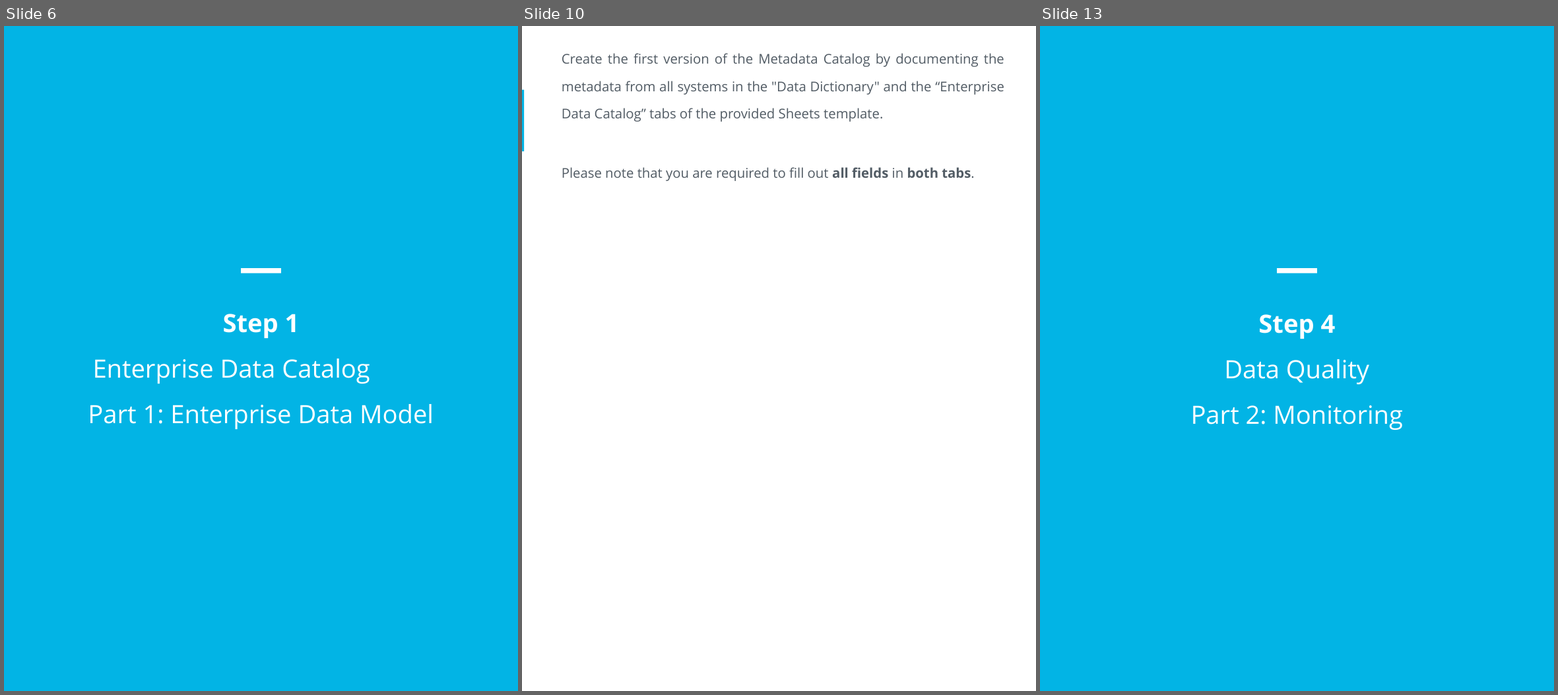
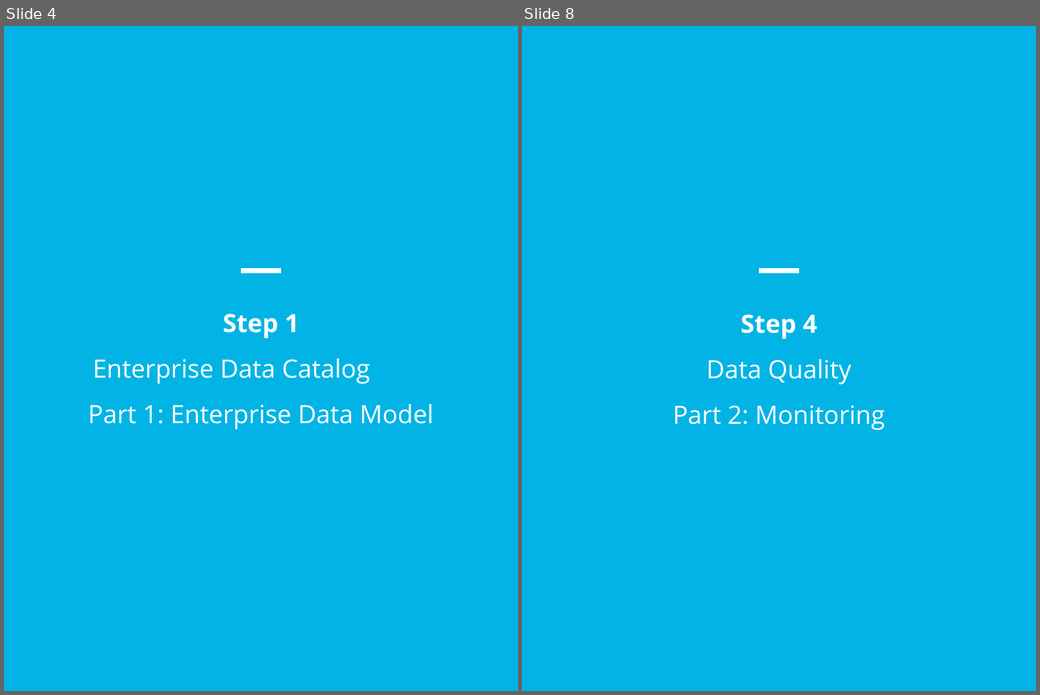
Before and after one commit to mattssll/udacity_data_architect, a slide deck: 4. Data Governance/Project/Starter Template_.pptx. Shown side by side, each under a label of ours: slides 6, 10 and 13 before the commit, slides 4 and 8 after it; the slides between them are not shown. The pictures are 1558x695 and 1040x695 pixels, drawn with LibreOffice and Linux fonts; fonts in the diff are those of the drawing. Boxes give left, top, right and bottom in pixels: in the first picture for what was removed or moved away, otherwise in the second. Text is boxed around its words. In the diff, an @@ line names an element or a change of style, - is before the commit and + after.

```diff
--- a/4. Data Governance/Project/Starter Template_.pptx
+++ b/4. Data Governance/Project/Starter Template_.pptx
@@ slide 10 removed at (x1=522, y1=26, x2=1036, y2=691), background #FFFFFF @@
@@ text removed at (x1=562, y1=53, x2=1004, y2=181) @@
-Create the first version of the Metadata Catalog by documenting the metadata from all systems in the "Data Dictionary" and the “Enterprise Data Catalog” tabs of the provided Sheets template.
-Please note that you are required to fill out all fields in both tabs.
@@ rectangle removed at (x1=522, y1=89, x2=525, y2=151) @@
@@ what was slide 6 is now slide 4 @@
@@ what was slide 13 is now slide 8 @@
```
Also in this commit, not shown: 6 slides changed, 6 other slides removed, 22 other files.
